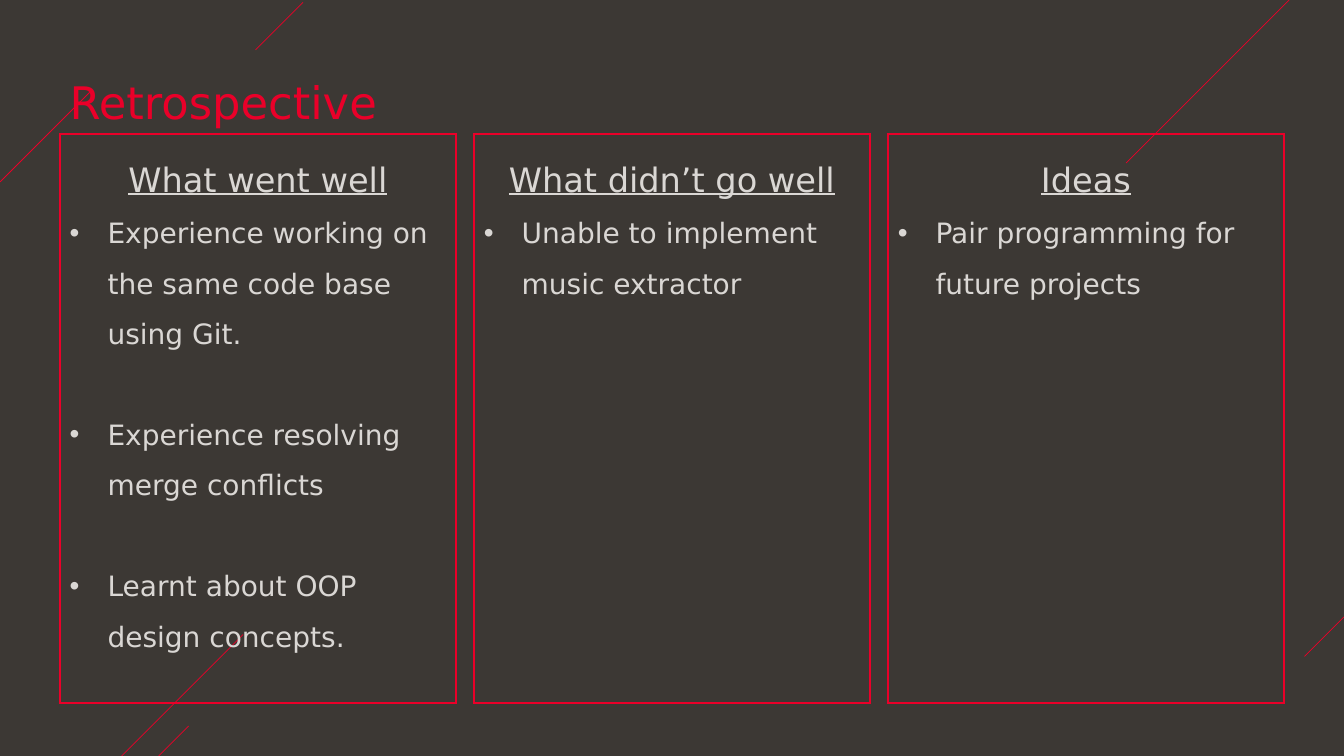
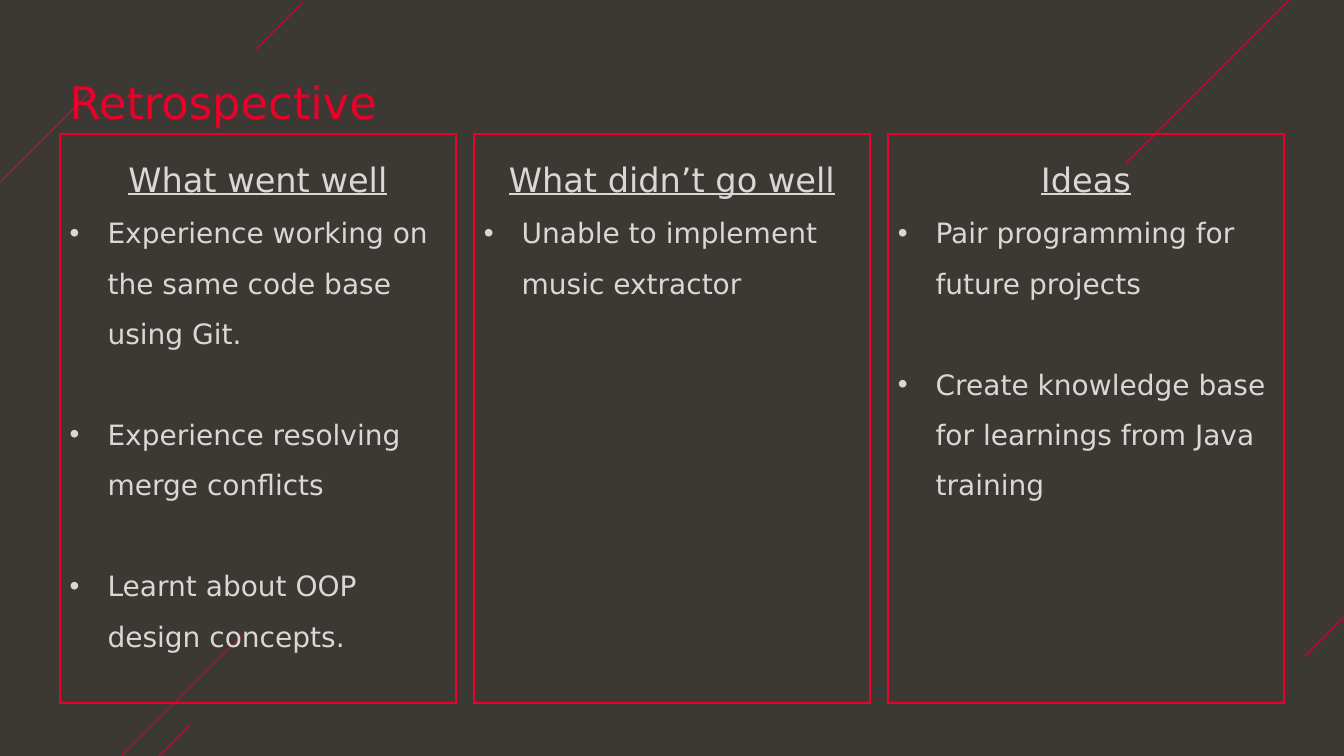
Before and after one commit to expdi/java-final-capstone-everglades, a slide deck: slide 4 of Everglades Capstone.pptx. Drawn at 1344x756 pixels with LibreOffice and Linux fonts; fonts in the diff are those of the drawing; background and template pictures are left out. Boxes give left, top, right and bottom in pixels: in the first picture for what was removed or moved away, otherwise in the second. Text is boxed around its words. In the diff, an @@ line names an element or a change of style, - is before the commit and + after.

```diff
--- a/Everglades Capstone.pptx
+++ b/Everglades Capstone.pptx
@@ text in rectangle at (936,373,1266,501): paragraph added @@
+• Create knowledge base for learnings from Java training
```
Also in this commit, not shown: 2 other slides changed.
